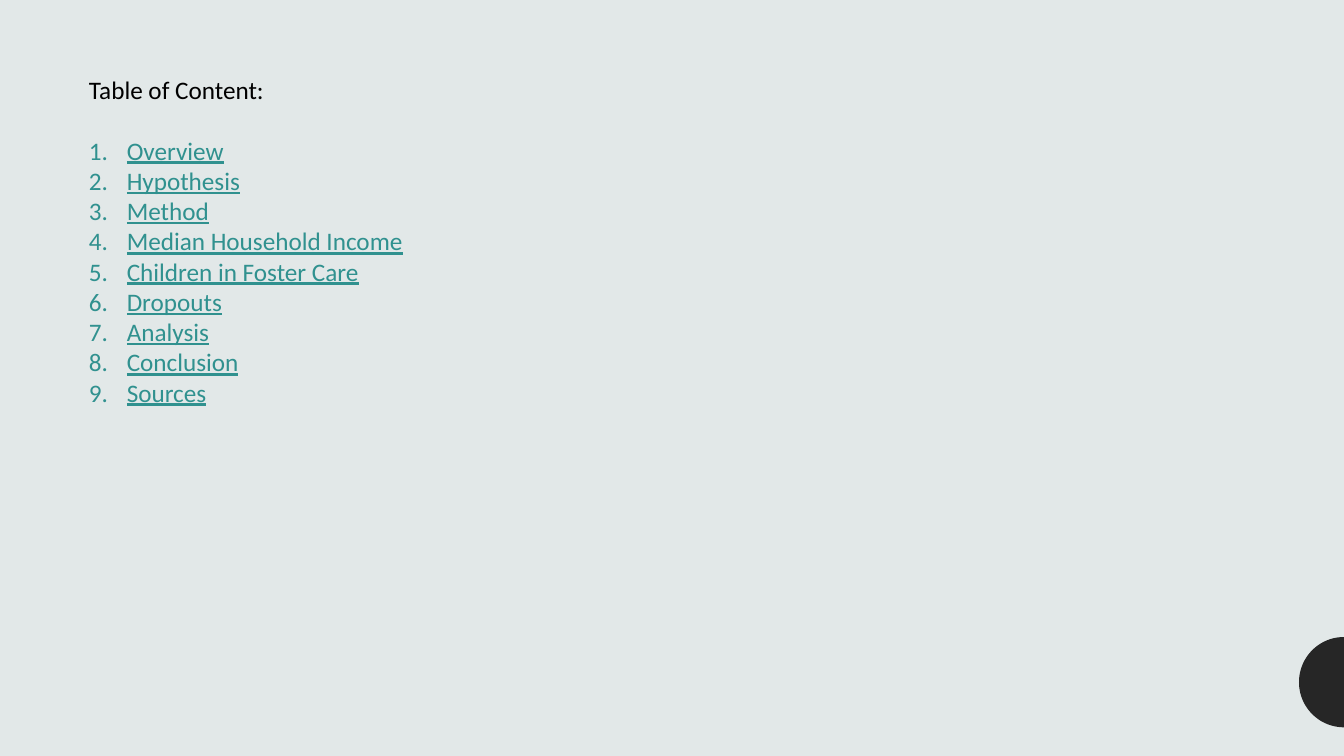
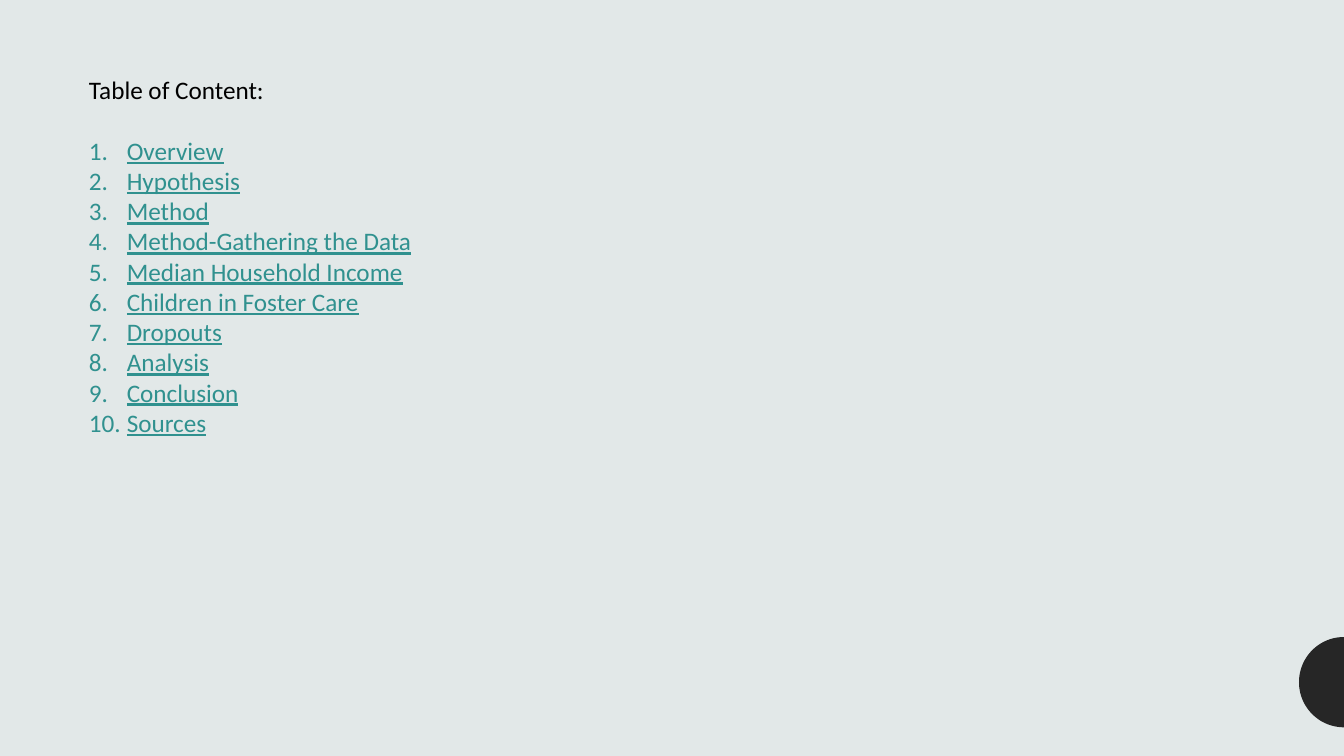
Before and after one commit to lordegraves/exploring_data_in_foster_care, a slide deck: slide 2 of Resources/Project1_Presentation.pptx. Drawn at 1344x756 pixels with LibreOffice and Linux fonts; fonts in the diff are those of the drawing. Boxes give left, top, right and bottom in pixels: in the first picture for what was removed or moved away, otherwise in the second. Text is boxed around its words. In the diff, an @@ line names an element or a change of style, - is before the commit and + after.

```diff
--- a/Resources/Project1_Presentation.pptx
+++ b/Resources/Project1_Presentation.pptx
@@ text at (x1=127, y1=232, x2=412, y2=255): paragraph added @@
+4. Method-Gathering the Data
```
Also in this commit, not shown: 2 other slides changed, 1 slide added, 1 slide removed.
